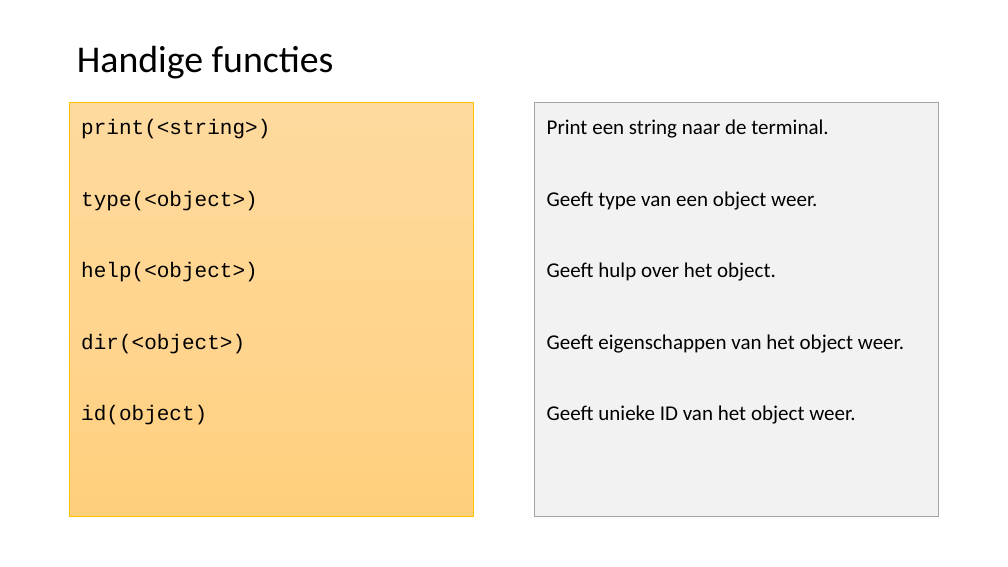
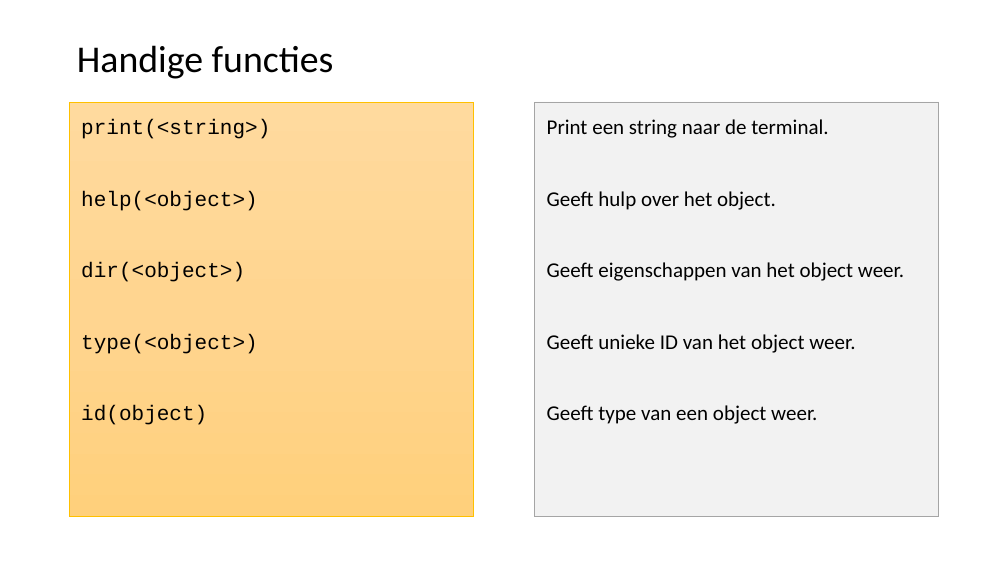
Before and after one commit to LFKoning/knowledge-sharing, a slide deck: slide 20 of python_trainees/1_basics_classes/python_traineeship_1.pptx. Drawn at 1008x567 pixels with LibreOffice and Linux fonts; fonts in the diff are those of the drawing. Boxes give left, top, right and bottom in pixels: in the first picture for what was removed or moved away, otherwise in the second. Text is boxed around its words. In the diff, an @@ line names an element or a change of style, - is before the commit and + after.

```diff
--- a/python_trainees/1_basics_classes/python_traineeship_1.pptx
+++ b/python_trainees/1_basics_classes/python_traineeship_1.pptx
@@ text at (81, 191, 258, 211): paragraph removed @@
-type(<object>)
@@ text in rectangle at (547, 191, 817, 210): paragraph removed @@
-Geeft type van een object weer.
@@ text at (81, 334, 258, 354): paragraph added @@
+type(<object>)
@@ text in rectangle at (547, 405, 817, 424): paragraph added @@
+Geeft type van een object weer.
```
Also in this commit, not shown: 14 other slides changed, 3 other files.
